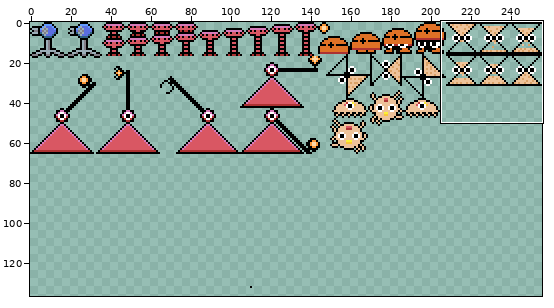
Two versions of one sprite sheet, dist/data/EnemySprites.png. The picture above shows the old version from afar; the outline marks the close-up.
Close-up. The starting point:
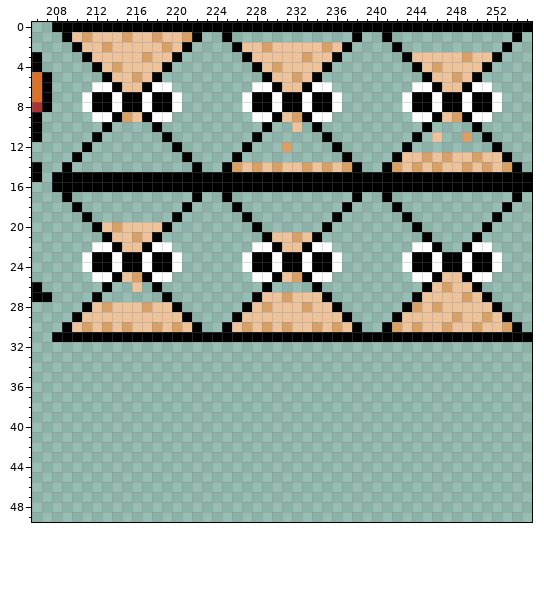
The file is 256x256 pixels. Colours within 5 levels of each other are drawn and written as one. Shown: x 206..255, y 0..49. The wide view leaves out empty margins.
The result:
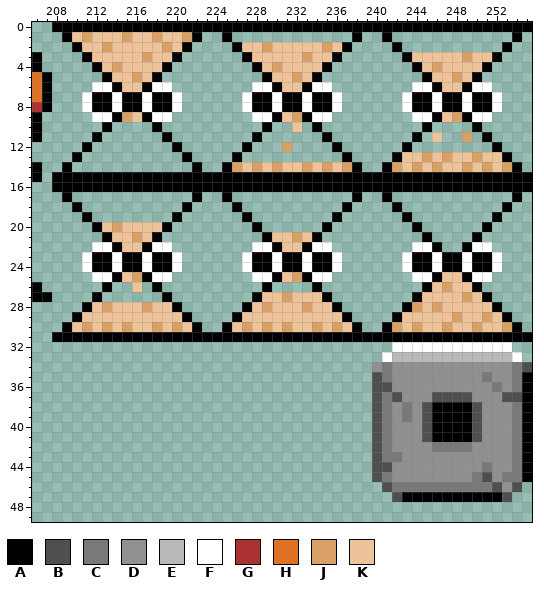
Palette (. is transparent): A #000000  B #4f4f4f  C #797979  D #909090  E #b9b9b9  F #ffffff  G #ac3232  H #df7126  J #d9a066  K #eec39a
Change:
y 32: x 242..253 ............ -> FFFFFFFFFFFF
y 33: x 241..254 .............. -> FEEEEEEEEEEEEF
y 34: x 240..255 ................ -> DCDDDDDDDDDDDDCB
y 35: x 240..255 ................ -> BCDDDDDDDDDCDDCA
y 36: x 240..255 ................ -> BBDDDDDDDDDDCDCA
y 37: x 240..255 ................ -> BCBDDDBBBBDDDBBA
y 38..39: x 240..255 ................ -> BCDCDBAAAABDDDCA
y 40..41: x 240..255 ................ -> BCDDDBAAAABDDDCA
y 42: x 240..255 ................ -> BCDDDDCCCCDDDDCA
y 43: x 240..255 ................ -> BCCDDDDDDDDDDDCA
y 44: x 240..255 ................ -> BBDDDDDDDDDCDDCA
y 45: x 240..255 ................ -> BCDDDDDDDDCBDCCA
y 46: x 241..254 .............. -> BCCCCCCCCCCBDB
y 47: x 242..253 ............ -> BAAAAAAAAAAB
